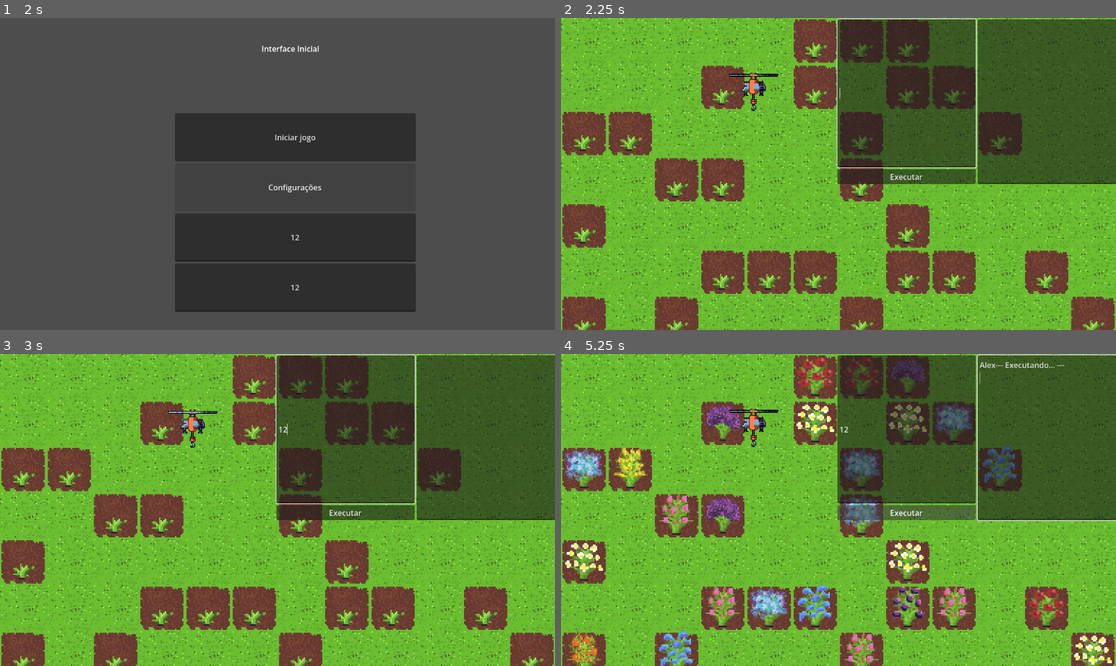
Above: before the commit, frames 1-4 (two rows, left to right).
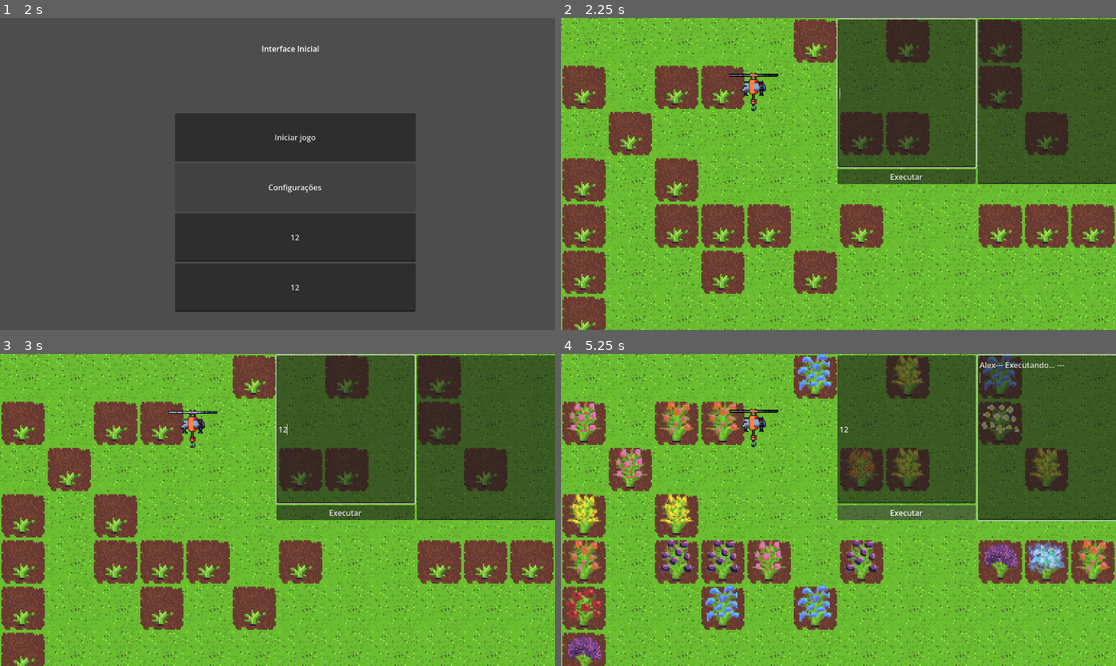
Above: after the commit, the same moments.

Repository: GameLab-UERJ/Monitoria-Estruturas-Algoritmos
Game: Godot game, scene res://scenes/control.tscn
Same seed, same stepped clock (60 frames per second), same inputs: the game is played once before the commit and once after it. Before the commit the project starts from res://control.tscn.
Inputs (mouse positions are in pixels of both pictures, inside the frame that each line leads up to):
- Up to frame 1 (2 s): click (294, 236) at 0.52 s; type "12" at 0.6 s; click (294, 286) at 0.75 s; type "12" at 0.83 s; click "Configurações" at 1.25 s
- Up to frame 2 (2.25 s): click "Iniciar jogo" at 2 s
- Up to frame 3 (3 s): click (344, 428) at 2.77 s; type "12" at 2.85 s
- Up to frame 4 (5.25 s): click (1049, 438) at 3 s; type "Alex" at 3.08 s; click "Executar" at 3.5 s; hold Right (ui_right) 4.28-5.03 s; hold Down (ui_down) from 5.03 s (still down)

Frame 1 is identical in both runs. In frame 2, 31% of the frame differs, in the area x 0-100%, y 0-100%; in frame 3, 31%; in frame 4, 34%.

Commit message:
Sprint 5: Integração de Branch + Polimento de Arquivos

Diff:
--- a/Imagens/texturas-chao.tres
+++ b/assets/sprites/texturas-chao.tres
@@ -1,6 +1,6 @@
 [gd_resource type="TileSet" format=3 uid="uid://blgil7r7q0b6q"]
 
-[ext_resource type="Texture2D" uid="uid://bf5lxcafxcshg" path="res://Imagens/tileset.png" id="1_sh6xs"]
+[ext_resource type="Texture2D" uid="uid://bf5lxcafxcshg" path="res://assets/sprites/tileset.png" id="1_sh6xs"]
 
 [sub_resource type="TileSetAtlasSource" id="TileSetAtlasSource_4f0e8"]
 texture = ExtResource("1_sh6xs")
--- a/cena_inical_do_jogo.tscn
+++ /dev/null
@@ -1,12 +0,0 @@
-[gd_scene format=3 uid="uid://dsaiw67eby2sv"]
-
-[ext_resource type="Script" uid="uid://dywl8q8ar46gt" path="res://grid_container.gd" id="1_xv861"]
-
-[node name="Cena inical do jogo" type="Node2D" unique_id=1198143035]
-
-[node name="GridContainer" type="GridContainer" parent="." unique_id=1327010294]
-offset_right = 448.0
-offset_bottom = 320.0
-theme_override_constants/h_separation = 0
-theme_override_constants/v_separation = 0
-script = ExtResource("1_xv861")
--- a/control.tscn
+++ /dev/null
@@ -1,68 +0,0 @@
-[gd_scene format=3 uid="uid://b5su0docfg3lv"]
-
-[ext_resource type="Script" uid="uid://cpw37n04j1ksv" path="res://iniciar_jogo.gd" id="1_0fbet"]
-
-[node name="Interface inicial" type="Control" unique_id=1494513182]
-layout_mode = 3
-anchors_preset = 15
-anchor_right = 1.0
-anchor_bottom = 1.0
-grow_horizontal = 2
-grow_vertical = 2
-
-[node name="TextureRect" type="TextureRect" parent="." unique_id=746753486]
-layout_mode = 1
-anchors_preset = 15
-anchor_right = 1.0
-anchor_bottom = 1.0
-offset_top = 3.0
-offset_right = 3.0
-offset_bottom = 6.0
-grow_horizontal = 2
-grow_vertical = 2
-
-[node name="Label" type="Label" parent="TextureRect" unique_id=2054249205]
-layout_mode = 0
-offset_left = 184.0
-offset_top = 39.0
-offset_right = 1023.0
-offset_bottom = 108.0
-text = "Interface Inicial
-"
-horizontal_alignment = 1
-vertical_alignment = 1
-
-[node name="VBoxContainer" type="VBoxContainer" parent="TextureRect" unique_id=1640290617]
-layout_mode = 0
-offset_left = 363.0
-offset_top = 195.0
-offset_right = 863.0
-offset_bottom = 331.0
-
-[node name="Iniciar jogo" type="Button" parent="TextureRect/VBoxContainer" unique_id=1743248683]
-custom_minimum_size = Vector2(0, 100)
-layout_mode = 2
-text = "Iniciar jogo"
-script = ExtResource("1_0fbet")
-
-[node name="configurações" type="Button" parent="TextureRect/VBoxContainer" unique_id=1059359620]
-custom_minimum_size = Vector2(400, 100)
-layout_mode = 2
-text = "Configurações"
-
-[node name="linhas" type="LineEdit" parent="TextureRect/VBoxContainer" unique_id=665989900]
-unique_name_in_owner = true
-custom_minimum_size = Vector2(100, 100)
-layout_mode = 2
-placeholder_text = "linhas"
-alignment = 1
-
-[node name="colunas" type="LineEdit" parent="TextureRect/VBoxContainer" unique_id=2141609299]
-unique_name_in_owner = true
-custom_minimum_size = Vector2(100, 100)
-layout_mode = 2
-placeholder_text = "colunas"
-alignment = 1
-
-[connection signal="pressed" from="TextureRect/VBoxContainer/Iniciar jogo" to="TextureRect/VBoxContainer/Iniciar jogo" method="_on_pressed"]
-[connection signal="text_changed" from="TextureRect/VBoxContainer/colunas" to="TextureRect/VBoxContainer/Iniciar jogo" method="_on_colunas_text_changed"]
--- a/grid_container.gd
+++ /dev/null
@@ -1,27 +0,0 @@
-extends GridContainer
-
-
-@export var linhas_custom: int
-@export var colunas_custom: int
-var script_do_bloco = preload("res://scripts/texture_rect.gd")
-func _ready() -> void:
-	gera_grid(linhas_custom,colunas_custom)
-
-func gera_grid(linhas,colunas):
-
-	self.columns = colunas_custom
-	print("DEBUG: Vou desenhar ",linhas_custom * colunas_custom , " blocos na tela.")
-	for i in range(linhas_custom * colunas_custom):
-		var quadrado = script_do_bloco.new()
-		quadrado.gera_bloco()
-
-		add_child(quadrado)
-
-func _on_timer_timeout() -> void:
-
-
-	for quadrado in get_children():
-		if quadrado.has_method("_on_timer_timeout"):
-			quadrado._on_timer_timeout()
-func _process(delta: float) -> void:
-	pass
--- a/iniciar_jogo.gd
+++ /dev/null
@@ -1,38 +0,0 @@
-extends Button
-
-
-# Called when the node enters the scene tree for the first time.
-func _ready() -> void:
-	pass
-
-
-# Called every frame. 'delta' is the elapsed time since the previous frame.
-func _process(delta: float) -> void:
-	pass
-
-
-func _on_button_pressed():
-	var cena_do_jogo = load("res://cenas/cena_inical_do_jogo.tscn").instantiate()
-
-	var l = int(%linhas.text)
-	var c = int(%colunas.text)
-
-
-
-	cena_do_jogo.linhas_custom = l if l > 0 else 4
-	cena_do_jogo.colunas_custom = c if c > 0 else 4
-
-
-	get_tree().root.add_child(cena_do_jogo)
-	get_tree().current_scene.queue_free()
-	get_tree().current_scene = cena_do_jogo
-
-
-
-
-func _on_pressed() -> void:
-	_on_button_pressed()
-
-
-func _on_colunas_text_changed(new_text: String) -> void:
-	pass # Replace with function body.
--- a/cenas/cena_inical_do_jogo.tscn
+++ b/scenes/cena_inical_do_jogo.tscn
@@ -1,10 +1,10 @@
 [gd_scene format=3 uid="uid://dsaiw67eby2sv"]
 
-[ext_resource type="TileSet" uid="uid://blgil7r7q0b6q" path="res://Imagens/texturas-chao.tres" id="1_lbr3u"]
-[ext_resource type="Script" uid="uid://b2ur6olh40cr6" path="res://cenas/tile_map_layer.gd" id="2_ilbva"]
+[ext_resource type="TileSet" uid="uid://blgil7r7q0b6q" path="res://assets/sprites/texturas-chao.tres" id="1_lbr3u"]
+[ext_resource type="Script" uid="uid://b2ur6olh40cr6" path="res://scripts/tile_map_layer.gd" id="2_ilbva"]
 [ext_resource type="PackedScene" uid="uid://bak0ffhbmmxm7" path="res://scenes/player.tscn" id="3_ilbva"]
-[ext_resource type="Script" uid="uid://coplpd7rldiyi" path="res://cenas/timer.gd" id="3_ucqhn"]
-[ext_resource type="Script" uid="uid://bi0wfad5ly3er" path="res://cenas/promptde_comando.gd" id="5_ucqhn"]
+[ext_resource type="Script" uid="uid://coplpd7rldiyi" path="res://scenes/timer.gd" id="3_ucqhn"]
+[ext_resource type="Script" uid="uid://bi0wfad5ly3er" path="res://scripts/promptde_comando.gd" id="5_ucqhn"]
 
 [node name="Node2D" type="Node2D" unique_id=1904403614]
 
--- a/scripts/iniciar_jogo.gd
+++ b/scripts/iniciar_jogo.gd
@@ -1,19 +1,13 @@
 extends Button
-
-
 
 func _ready() -> void:
 	pass
 
-
-
 func _process(delta: float) -> void:
 	pass
 
-
 func _on_button_pressed():
-	var cena_do_jogo = load("res://cenas/cena_inical_do_jogo.tscn").instantiate()
-
+	var cena_do_jogo = load("res://scenes/cena_inical_do_jogo.tscn").instantiate()
 
 	var mapa = cena_do_jogo.get_node("TileMapLayer")
 
--- /dev/null
+++ b/scripts/promptde_comando.gd
@@ -0,0 +1,43 @@
+extends Control
+
+@onready var input = $HBoxContainer/VBoxContainer/LineEdit
+@onready var historico = $HBoxContainer/TextEdit
+
+const COMANDOS_VALIDOS = ["mover_esq", "mover_dir", "acima", "abaixo", "plantar", "coletar"]
+var actions = []
+
+func _ready():
+	input.text_submitted.connect(_on_input_submitted)
+	input.grab_focus()
+
+func _on_input_submitted(text: String):
+	var comando = text.strip_edges()
+
+
+	if not comando.is_empty():
+		adicionar_comando(comando)
+
+	input.clear()
+
+# Nova função para organizar a adição
+func adicionar_comando(comando: String):
+
+	var comando_limpo = comando.replace("()", "").strip_edges()
+
+	if comando_limpo in COMANDOS_VALIDOS:
+		actions.append(comando_limpo)
+		historico.text += "Comando adicionado: " + comando_limpo + "\n"
+	else:
+		historico.text += "ERRO: Comando '" + comando_limpo + "' inválido!\n"
+
+
+func _on_button_pressed() -> void:
+	executar_acoes()
+
+func executar_acoes():
+	historico.text += "--- Executando... ---\n"
+	for acao in actions:
+		print("Executando: ", acao)
+
+
+	actions.clear()
--- a/scripts/texture_rect.gd
+++ b/scripts/texture_rect.gd
@@ -1,5 +1,5 @@
 extends TextureRect
-var tileset_resource = preload("res://Imagens/tileset.png")
+var tileset_resource = preload("res://assets/sprites/tileset.png")
 
 var tamanho_tile = 32
 
--- /dev/null
+++ b/scripts/tile_map_layer.gd
@@ -0,0 +1,69 @@
+
+extends TileMapLayer
+
+@export var linhas_custom: int = 4
+@export var colunas_custom: int = 4
+
+
+@onready var timer = get_parent().get_node("Timer")
+
+var dados_plantas = {}
+
+func _ready() -> void:
+
+
+	self.scale = Vector2(3, 3)
+
+	if timer:
+		if not timer.timeout.is_connected(_on_timer_timeout):
+			timer.timeout.connect(_on_timer_timeout)
+
+	gerar_grid()
+
+func gerar_grid():
+
+	for x in range(colunas_custom):
+		for y in range(linhas_custom):
+			var pos = Vector2i(x, y)
+
+
+			if randf() >= 0.7:
+
+				set_cell(pos, 0, Vector2i(2, 1))
+				dados_plantas[pos] = {"status": "broto", "segundos": 0}
+
+			else:
+
+				set_cell(pos, 0, Vector2i(0, 0))
+				dados_plantas[pos] = {"status": "terra", "segundos": 0}
+
+
+func processar_crescimento():
+
+
+	for pos in dados_plantas.keys():
+		var planta = dados_plantas[pos]
+
+
+		if planta.status == "broto":
+
+
+			planta.segundos += 1
+
+			if planta.segundos == 1:
+				set_cell(pos, 0, Vector2i(3, 1))
+			elif planta.segundos == 2:
+				set_cell(pos, 0, Vector2i(4, 1))
+			elif planta.segundos >= 3:
+				var flor_final = Vector2i(randi_range(0, 4), randi_range(2, 3))
+				set_cell(pos, 0, flor_final)
+				planta.status = "flor"
+		else:
+
+			pass
+
+
+func _on_timer_timeout() -> void:
+
+
+	processar_crescimento()
--- a/texture_rect.gd
+++ /dev/null
@@ -1,66 +0,0 @@
-extends TextureRect
-var tileset_resource = preload("res://Imagens/tileset.png")
-
-var tamanho_tile = 32
-
-var eh_planta = false
-var segundos = 0
-var escala_visual = 3
-func _ready() -> void:
-	pass
-
-
-
-func gera_bloco():
-	var costumizacao = randf()
-	var atlas = AtlasTexture.new()
-
-	if costumizacao >= 0.7:
-		eh_planta = true
-		atlas.atlas = tileset_resource
-		atlas.region = Rect2(2*tamanho_tile,1*tamanho_tile,tamanho_tile,tamanho_tile)
-
-
-	else:
-
-		atlas.atlas = tileset_resource
-		atlas.region = Rect2(0*tamanho_tile,0*tamanho_tile,tamanho_tile,tamanho_tile)
-
-
-	self.texture = atlas
-	var tamanho_final = tamanho_tile * escala_visual
-	self.custom_minimum_size = Vector2(tamanho_final, tamanho_final)
-	self.expand_mode = TextureRect.EXPAND_IGNORE_SIZE
-	self.texture_filter = CanvasItem.TEXTURE_FILTER_NEAREST
-
-
-
-
-
-func _on_timer_timeout() -> void:
-
-	if not eh_planta:
-		return
-	segundos += 1
-
-	var atlas = AtlasTexture.new()
-	atlas.atlas = tileset_resource
-
-	if segundos == 1:
-		eh_planta = true
-		atlas.atlas = tileset_resource
-		atlas.region = Rect2(3*tamanho_tile,1*tamanho_tile,tamanho_tile,tamanho_tile)
-		self.texture = atlas
-	elif segundos == 2:
-
-		atlas.atlas = tileset_resource
-		atlas.region = Rect2(4*tamanho_tile,1*tamanho_tile,tamanho_tile,tamanho_tile)
-		self.texture = atlas
-
-	elif segundos ==3:
-
-		atlas.atlas = tileset_resource
-		var posi_linha = randi_range(2,3)
-		var posi_coluna = randi_range(0,4)
-		atlas.region = Rect2(posi_coluna*tamanho_tile,posi_linha*tamanho_tile,tamanho_tile,tamanho_tile)
-		self.texture = atlas
--- a/timer.gd
+++ /dev/null
@@ -1,11 +0,0 @@
-extends Timer
-
-
-# Called when the node enters the scene tree for the first time.
-func _ready() -> void:
-	pass # Replace with function body.
-
-
-# Called every frame. 'delta' is the elapsed time since the previous frame.
-func _process(delta: float) -> void:
-	pass
Binary file removed: Imagens/tileset.png
Not shown, removed: Imagens/tileset.png.import
Not shown, changed: assets/sprites/tileset.png.import
Not shown, removed: grid_container.gd.uid
Not shown, removed: iniciar_jogo.gd.uid
Renamed: cenas/control.tscn -> scenes/control.tscn
Renamed: cenas/promptde_comando.gd -> scenes/promptde_comando.gd
Renamed: cenas/promptde_comando.gd.uid -> scenes/promptde_comando.gd.uid
Renamed: cenas/texture_rect.tscn -> scenes/texture_rect.tscn
Renamed: cenas/tile_map_layer.gd -> scenes/tile_map_layer.gd
Renamed: cenas/tile_map_layer.gd.uid -> scenes/tile_map_layer.gd.uid
Renamed: cenas/timer.gd -> scenes/timer.gd
(and 5 more such lines)
